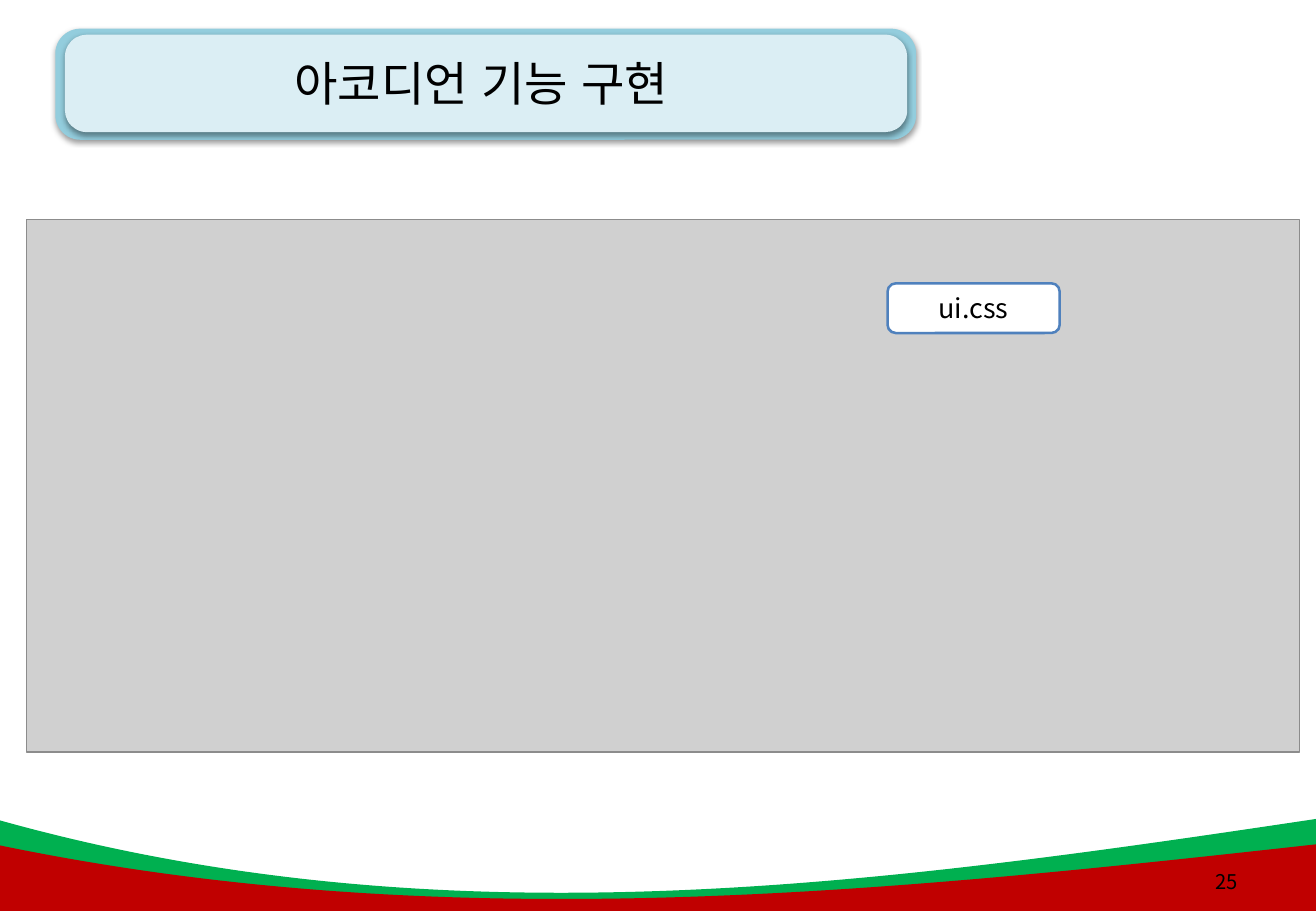
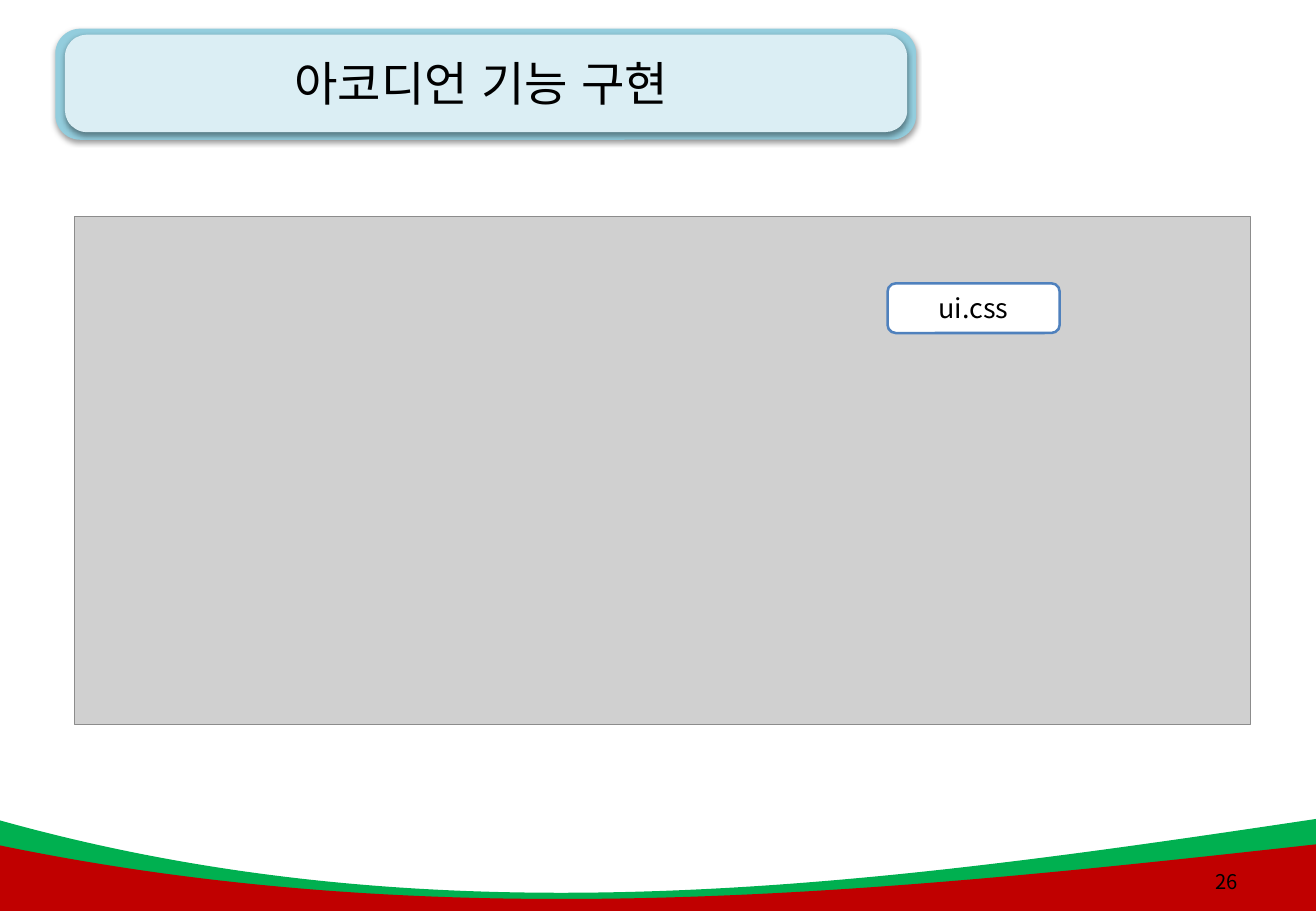
Before and after one commit to zerochips/green_project, a slide deck: slide 26 of html_css_project/js_ppt/9강. JQuery .pptx (slide 25 before the commit). Drawn at 1316x911 pixels with LibreOffice and Linux fonts; fonts in the diff are those of the drawing; grey boxes stand for pictures; background and template pictures are left out. Boxes give left, top, right and bottom in pixels: in the first picture for what was removed or moved away, otherwise in the second. Text is boxed around its words. In the diff, an @@ line names an element or a change of style, - is before the commit and + after.

```diff
--- a/html_css_project/js_ppt/9강. JQuery .pptx
+++ b/html_css_project/js_ppt/9강. JQuery .pptx
@@ picture: place and size @@
-picture at [27, 220, 1300, 752]
+picture at [75, 216, 1252, 724]
@@ page number at [1216, 874, 1238, 889]: text changed @@
-25
+26
```
Also in this commit, not shown: 4 other slides changed, 1 slide added, 21 other files.
